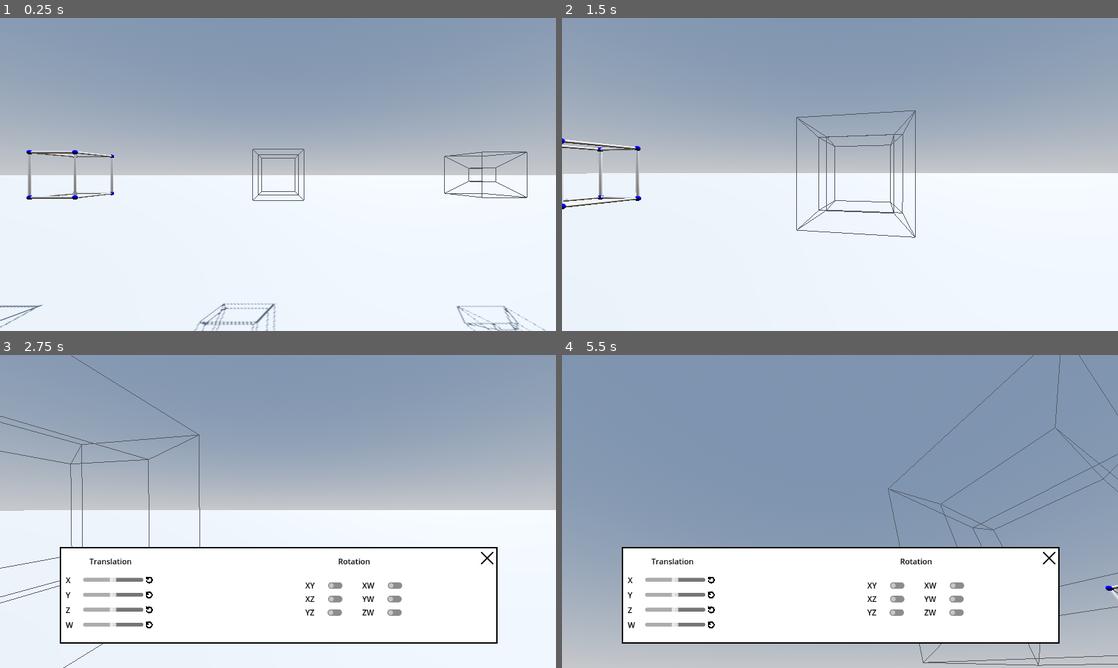
Above: before the commit, frames 1-4 (two rows, left to right).
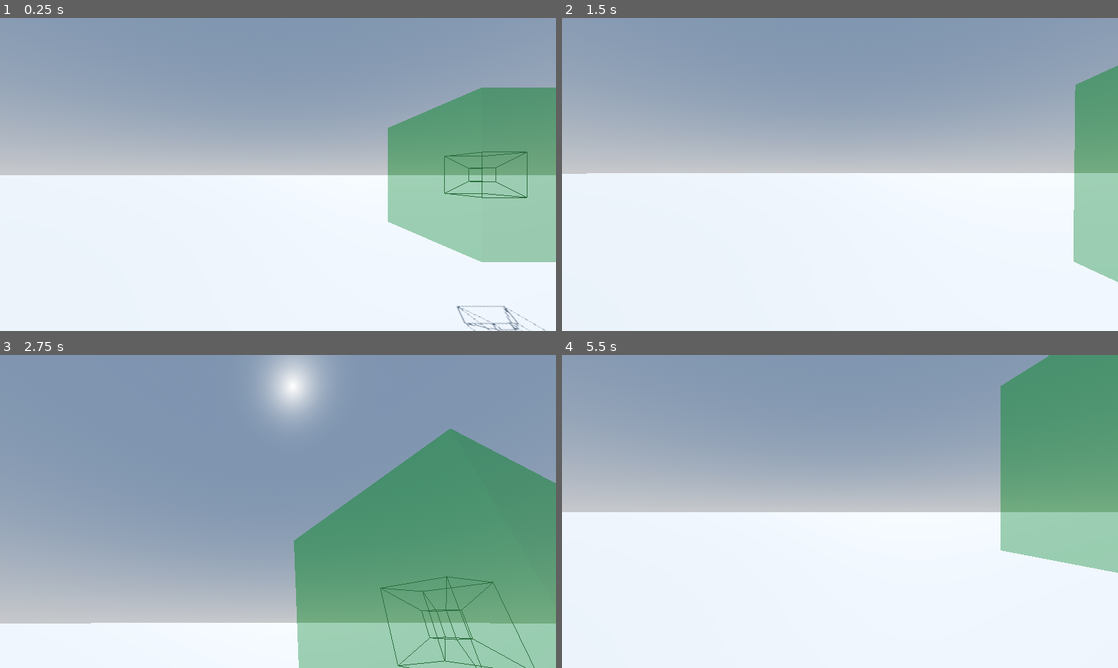
Above: after the commit, the same moments.

Repository: Stantrh/Projet_Tutore_4D_VR_KOMODZINSKI_RYSAK_TROHA
Game: Godot game, scene res://Scenes/world.tscn
Two runs of this game, one before a commit and one after it. Both use one fixed random seed, a clock stepped at 60 frames per second and the inputs below.
Inputs (mouse positions are in pixels of both pictures, inside the frame that each line leads up to):
- Up to frame 1 (0.25 s): no input
- Up to frame 2 (1.5 s): tap Enter at 0.5 s; move the mouse to (867, 174) at 0.52 s; hold W (move_forward) from 0.53 s (still down); click (867, 174) at 0.6 s; move the mouse to (812, 174) at 1.27 s; tap Middle mouse button (rotate) at 1.35 s
- Up to frame 3 (2.75 s): click (250, 511) at 1.55 s; move the mouse to (333, 442) at 2.02 s; release W (move_forward) at 2.03 s; hold D (move_right) from 2.03 s (still down); click (333, 442) at 2.1 s
- Up to frame 4 (5.5 s): move the mouse to (812, 574) at 2.77 s; release D (move_right) at 2.78 s; hold W (move_forward) 2.78-3.53 s; click (812, 574) at 2.85 s; move the mouse to (1006, 558) at 3.52 s; hold Middle mouse button (rotate) 3.53-4.28 s; hold A (move_left) 3.53-5.03 s; click (1006, 558) at 3.8 s; move the mouse to (673, 464) at 4.27 s; click (673, 464) at 4.35 s; move the mouse to (867, 511) at 5.02 s; hold S (move_backward) from 5.03 s (still down); click (867, 511) at 5.1 s

The runs differ from the first frame. In frame 1, 16% of the frame differs, in the area x 0-100%, y 22-100%; in frame 2, 6.1%; in frame 3, 65%, in the area x 0-100%, y 0-100%; in frame 4, 54%.

Commit message:
fix hypercube

Diff:
--- a/app4d/Scenes/hyper_cube.tscn
+++ b/app4d/Scenes/hyper_cube.tscn
@@ -7,6 +7,7 @@
 size = Vector3(2, 2, 2)
 
 [node name="HyperCube" type="Node3D" groups=["Hyperfigure"]]
+transform = Transform3D(2, 0, 0, 0, 2, 0, 0, 0, 2, 0, 0, 0)
 script = ExtResource("1_v1v16")
 
 [node name="Area3D" type="Area3D" parent="."]
--- a/app4d/Scenes/world.tscn
+++ b/app4d/Scenes/world.tscn
@@ -32,14 +32,6 @@
 transform = Transform3D(1, 0, 0, 0, 1, 0, 0, 0, 1, -0.1929, -0.747417, 0.570654)
 size = Vector3(5000, 0.2, 5000)
 
-[node name="HyperCubeO" parent="." instance=ExtResource("1_gh55x")]
-transform = Transform3D(1, 0, 0, 0, 1, 0, 0, 0, 1, -10, 5, 0)
-mesh_mode = 2
-projection_mode = 2
-
-[node name="HyperCubeP" parent="." instance=ExtResource("1_gh55x")]
-transform = Transform3D(1, 0, 0, 0, 1, 0, 0, 0, 1, 0, 5, 0)
-
 [node name="HyperCubeS" parent="." instance=ExtResource("1_gh55x")]
 transform = Transform3D(1, 0, 0, 0, 1, 0, 0, 0, 1, 10, 5, 0)
 projection_mode = 1
--- a/app4d/Scripts/hyper_cube.gd
+++ b/app4d/Scripts/hyper_cube.gd
@@ -129,9 +129,11 @@
 	# Transformer les sommets
 	var new_vertices = []
 	if is_translate:
+		print("ARRAY : " + str(dynamic_vertices))
 		for vertex in dynamic_vertices:
 			var new_vect = translate_4d(vertex, vect_translate)
 			new_vertices.append(new_vect)
+		print("NEW ARRAY : " + str(new_vertices))
 		dynamic_vertices = new_vertices
 		apply_translation(vect_translate)
 	elif is_rotate:
@@ -351,7 +353,8 @@
 func apply_translation(vect: Vector4):
 	var vect_3d = Vector3(vect.x, vect.y, vect.z)
 	collision_shape.global_transform.origin += vect_3d
-	global_transform.origin += vect_3d
+	#global_transform.origin += vect_3d
+	#position += vect_3d
 
 
 func rotate_4d(point: Vector4, angle1: float, axis1_a: int, axis1_b: int, angle2: float, axis2_a: int, axis2_b: int) -> Vector4:
--- a/app4d/Scripts/zone_affichage.gd
+++ b/app4d/Scripts/zone_affichage.gd
@@ -1,8 +1,8 @@
 extends Node3D
 
 # Variables qui définies la taille de la zone d'affichage
-@export var area_min = Vector3(-50, -50, -50)
-@export var area_max = Vector3(50, 50, 50)
+@export var area_min = Vector3(-3, -3, -3)
+@export var area_max = Vector3(3, 3, 3)
 
 # Créer une zone de taille area_min - area_max
 func create_area_mesh() -> MeshInstance3D:
